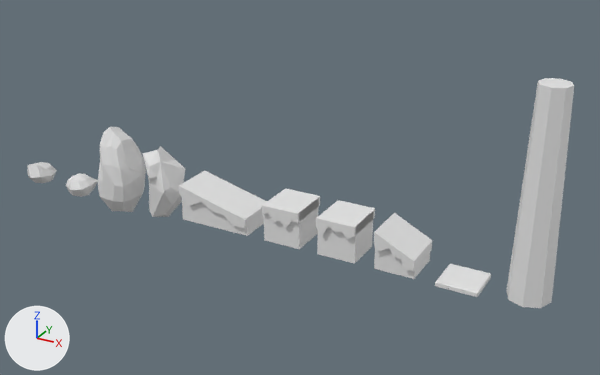
Before and after pictures for a commit that changed the Blender file Asset/SideScrawlerPieces.blend.
Both versions are drawn from a 50 mm lens placed at (17.5, -32.7, 19.1), pointed at (-1.0, 0.9, 2.4). The lights are fixed; the arrows at lower left show +X, +Y and +Z. The picture after the commit comes second.

The first picture shows 'Grass_Block.001', 'Grass_Block.002', 'Grass_Slope_lg.001', 'Grass_Slope_sm.001', 'Large_Boulder.001', 'Large_Boulder.002', 'Path.001', 'Stone.001', 'Stone.002', 'Tree.001'.
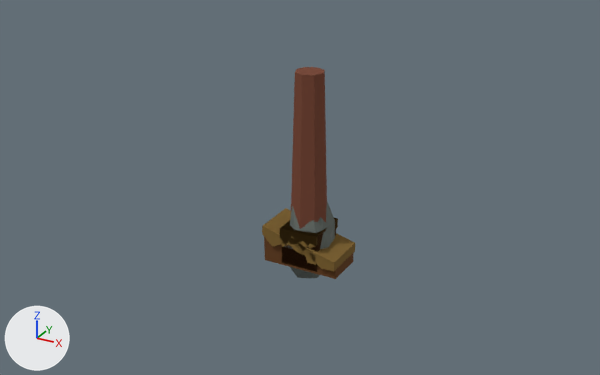
Changed parts and their boxes [x1, y1, x2, y2] in the pictures (600 x 375 px):
```json
{"object": "Tree.001", "change": "surface changed, moved", "before": [506, 78, 574, 308], "after": [291, 67, 327, 229]}
{"object": "Grass_Slope_lg.001", "change": "surface changed, moved", "before": [179, 171, 267, 236], "after": [262, 208, 355, 279]}
{"object": "Large_Boulder.001", "change": "surface changed, moved", "before": [98, 127, 146, 212], "after": [290, 202, 335, 278]}
{"object": "Grass_Block.001", "change": "surface changed, moved", "before": [316, 200, 375, 264], "after": [280, 218, 338, 272]}
{"object": "Grass_Slope_sm.001", "change": "surface changed, moved", "before": [374, 213, 432, 279], "after": [280, 220, 316, 271]}
{"object": "Grass_Block.002", "change": "surface changed, moved", "before": [262, 188, 320, 249], "after": [280, 225, 336, 251]}
{"object": "Large_Boulder.002", "change": "surface changed, moved", "before": [142, 146, 185, 217], "after": [290, 205, 333, 240], "on screen": "mostly hidden afterwards"}
{"object": "Path.001", "change": "surface changed, moved", "before": [435, 264, 491, 297], "on screen": "not visible afterwards"}
{"object": "Stone.001", "change": "surface changed, moved", "before": [66, 173, 98, 197], "on screen": "not visible afterwards"}
{"object": "Stone.002", "change": "surface changed, moved", "before": [28, 162, 57, 183], "on screen": "not visible afterwards"}
```

Edits to the scene script, one JSON object a line:
```json
{"op": "add", "block": "img_imphenziapixpal_emission_png_012", "code": ["img_imphenziapixpal_emission_png_012 = load_image('ImphenziaPixPal-Emission.png.012', '_unpacked/ImphenziaPixel-Emission.png', 128, 128, 'sRGB')"]}
{"op": "add", "block": "img_imphenziapixpal_attributes_png_012", "code": ["img_imphenziapixpal_attributes_png_012 = load_image('ImphenziaPixPal-Attributes.png.012', '_unpacked/ImphenziaPixel-Attributes.png', 128, 128, 'sRGB')"]}
{"op": "add", "block": "img_imphenziapixpal_basecolor_png_012", "code": ["img_imphenziapixpal_basecolor_png_012 = load_image('ImphenziaPixPal-BaseColor.png.012', '_unpacked/ImphenziaPixel-BaseColor.png', 128, 128, 'sRGB')"]}
{"block": "mat_imphenziapixpal", "change": "nodes: "}
{"block": "mat_imphenziapixpal", "change": "nodes: BsdfPrincipled, CombineXYZ, Math x4, OutputMaterial, SeparateColor, SeparateXYZ, TexCoord, TexImage x3, Value"}
{"block": "mat_imphenziapixpal", "change": "uses the picture img_imphenziapixpal_attributes_png_012"}
{"block": "mat_imphenziapixpal", "change": "uses the picture img_imphenziapixpal_basecolor_png_012"}
{"block": "mat_imphenziapixpal", "change": "uses the picture img_imphenziapixpal_emission_png_012"}
{"block": "me_cube_008", "where": "# used by ob_grass_slope_lg_001; location = (-7.0, 1.18, 2.0)"}
{"op": "remove", "block": "me_cube_008", "code": "me_cube_008.from_pydata(...)  # 40 vertices, 30 faces; spans x 0.0..4.0, y -2.35..0.0, z -2.0..0.0"}
{"op": "add", "block": "me_cube_008", "code": "me_cube_008.from_pydata(...)  # 40 vertices, 30 faces; spans x -2.0..2.0, y -1.18..1.18, z -1.11..0.89"}
{"block": "me_cube_008", "change": "me_cube_008 part 1: the whole mesh is moved by (-2.0, 1.18, 0.89)"}
{"op": "set", "path": "ob_stone_001.location", "old": "(-15.0, 0.0, 0.0)", "new": "(0.0, 0.0, 0.0)"}
{"op": "set", "path": "ob_stone_002.location", "old": "(-18.0, 0.0, 0.0)", "new": "(0.0, 0.0, 0.0)"}
{"op": "set", "path": "ob_tree_001.location", "old": "(11.0, 0.0, 1.0)", "new": "(0.0, 0.0, 0.0)"}
{"op": "set", "path": "ob_large_boulder_001.location", "old": "(-12.0, 0.0, 1.0)", "new": "(0.0, 0.0, 0.0)"}
{"op": "set", "path": "ob_large_boulder_002.location", "old": "(-9.0, 0.0, 1.0)", "new": "(0.0, 0.0, 0.0)"}
{"op": "set", "path": "ob_grass_block_002.location", "old": "(-1.0, 0.0, 1.0)", "new": "(0.0, 0.0, 0.0)"}
{"op": "set", "path": "ob_grass_block_001.location", "old": "(2.0, 0.0, 1.0)", "new": "(0.0, 0.0, 0.0)"}
{"op": "set", "path": "ob_grass_slope_sm_001.location", "old": "(5.0, 0.0, 1.0)", "new": "(0.0, 0.0, 0.0)"}
{"op": "set", "path": "ob_grass_slope_lg_001.location", "old": "(-7.0, 1.18, 2.0)", "new": "(0.0, 0.0, 0.0)"}
{"op": "set", "path": "ob_path_001.location", "old": "(8.0, 0.0, 0.0)", "new": "(0.0, 0.0, 0.0)"}
```
